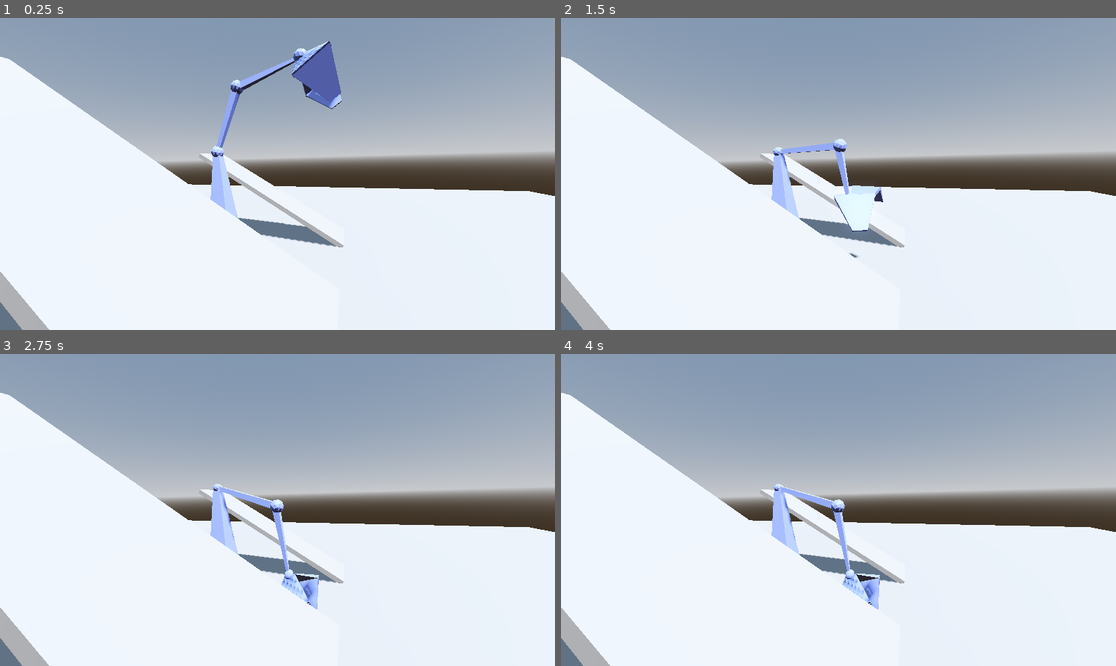
Above: before the commit, frames 1-4 (two rows, left to right).
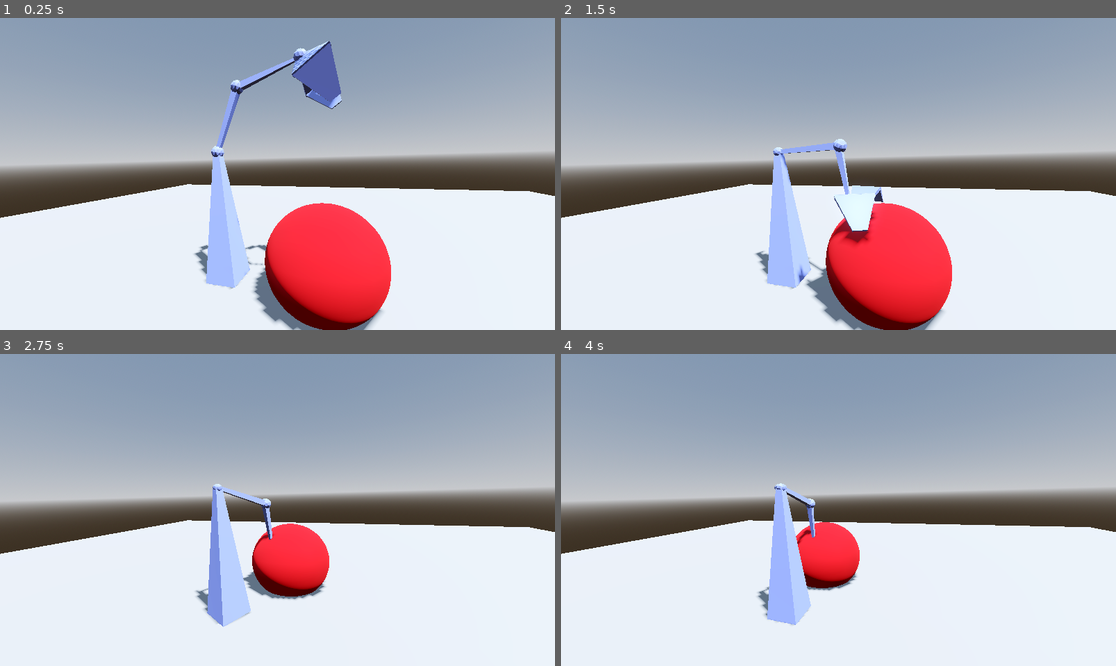
Above: after the commit, the same moments.

Repository: borismassesa/Comp-360-Assignment-4
Game: Godot game, scene res://main.tscn
Two runs of this game, one before a commit and one after it. Both use one fixed random seed, a clock stepped at 60 frames per second and the inputs below.
Inputs:
- Up to frame 1 (0.25 s): no input
- Up to frame 2 (1.5 s): no input
- Up to frame 3 (2.75 s): no input
- Up to frame 4 (4 s): no input

The runs differ from the first frame. In frame 1, 20% of the frame differs, in the area x 0-71%, y 12-100%; in frame 2, 20%; in frame 3, 16%; in frame 4, 15%.

Commit message:
Worked on the position of the ball/sphere infront of arm

Diff:
--- a/main.tscn
+++ b/main.tscn
@@ -1,7 +1,6 @@
-[gd_scene load_steps=13 format=3 uid="uid://c700pjn84lp4f"]
+[gd_scene load_steps=11 format=3 uid="uid://c700pjn84lp4f"]
 
 [ext_resource type="PackedScene" uid="uid://d1p66onp0vo8q" path="res://robot_arm.tscn" id="1_sb113"]
-[ext_resource type="Script" path="res://play.gd" id="2_tntf6"]
 
 [sub_resource type="ProceduralSkyMaterial" id="ProceduralSkyMaterial_fwl0a"]
 sky_horizon_color = Color(0.64625, 0.65575, 0.67075, 1)
@@ -19,18 +18,15 @@
 [sub_resource type="BoxShape3D" id="BoxShape3D_r1m0o"]
 size = Vector3(0.4, 0.8, 0.4)
 
-[sub_resource type="SphereMesh" id="SphereMesh_gyil7"]
-radius = 0.2
-height = 0.4
+[sub_resource type="SphereMesh" id="SphereMesh_1os2g"]
+radius = 0.8
+height = 1.5
 
-[sub_resource type="SphereShape3D" id="SphereShape3D_ylk57"]
-radius = 0.2
+[sub_resource type="StandardMaterial3D" id="StandardMaterial3D_r8vyi"]
+albedo_color = Color(0.744191, 0.0278696, 0.0850412, 1)
 
-[sub_resource type="BoxMesh" id="BoxMesh_2frrd"]
-size = Vector3(1, 0.1, 4)
-
-[sub_resource type="BoxShape3D" id="BoxShape3D_y41e0"]
-size = Vector3(1, 0.1, 4)
+[sub_resource type="SphereShape3D" id="SphereShape3D_o5i8t"]
+radius = 0.8
 
 [sub_resource type="BoxMesh" id="BoxMesh_ymbo6"]
 size = Vector3(20, 0.2, 20)
@@ -52,10 +48,9 @@
 
 [node name="arm" parent="." instance=ExtResource("1_sb113")]
 transform = Transform3D(1, 0, 0, 0, 1, 0, 0, 0, 1, 0.0726399, 0, -0.0132054)
-script = ExtResource("2_tntf6")
 
 [node name="GrabArea" type="Area3D" parent="arm"]
-transform = Transform3D(1, 0, 0, 0, 1, 0, 0, 0, 1, 0, 2, 1.5)
+transform = Transform3D(1, 0, 0, 0, 1, 0, 0, 0, 1, 0, 1.2, 1.5)
 collision_layer = 4
 collision_mask = 2
 
@@ -65,38 +60,20 @@
 [node name="PhysicsSystem" type="Node3D" parent="."]
 
 [node name="Ball" type="RigidBody3D" parent="PhysicsSystem"]
-transform = Transform3D(1, 0, 0, 0, 1, 0, 0, 0, 1, 0, 1, 1.5)
+transform = Transform3D(1, 0, 0, 0, 1, 0, 0, 0, 1, 0, 1.8, 1.8)
 collision_layer = 2
-collision_mask = 7
+collision_mask = 2
 
 [node name="MeshInstance3D" type="MeshInstance3D" parent="PhysicsSystem/Ball"]
-mesh = SubResource("SphereMesh_gyil7")
+mesh = SubResource("SphereMesh_1os2g")
+surface_material_override/0 = SubResource("StandardMaterial3D_r8vyi")
 
 [node name="CollisionShape3D" type="CollisionShape3D" parent="PhysicsSystem/Ball"]
-shape = SubResource("SphereShape3D_ylk57")
-
-[node name="RampSystem" type="Node3D" parent="PhysicsSystem"]
-
-[node name="Ramp1" type="StaticBody3D" parent="PhysicsSystem/RampSystem"]
-transform = Transform3D(1, 0, 0, 0, 0.866025, 0.5, 0, -0.5, 0.866025, 2, 2, 0)
-
-[node name="MeshInstance3D" type="MeshInstance3D" parent="PhysicsSystem/RampSystem/Ramp1"]
-mesh = SubResource("BoxMesh_2frrd")
-
-[node name="CollisionShape3D" type="CollisionShape3D" parent="PhysicsSystem/RampSystem/Ramp1"]
-shape = SubResource("BoxShape3D_y41e0")
-
-[node name="Ramp2" type="StaticBody3D" parent="PhysicsSystem/RampSystem"]
-transform = Transform3D(-1, -4.37114e-08, -7.57103e-08, 0, 0.866025, -0.5, 8.74228e-08, -0.5, -0.866025, -2, 1, 0)
-
-[node name="MeshInstance3D" type="MeshInstance3D" parent="PhysicsSystem/RampSystem/Ramp2"]
-mesh = SubResource("BoxMesh_2frrd")
-
-[node name="CollisionShape3D" type="CollisionShape3D" parent="PhysicsSystem/RampSystem/Ramp2"]
-shape = SubResource("BoxShape3D_y41e0")
+shape = SubResource("SphereShape3D_o5i8t")
 
 [node name="Floor" type="StaticBody3D" parent="."]
 transform = Transform3D(1, 0, 0, 0, 1, 0, 0, 0, 1, 0, -0.1, 0)
+collision_mask = 0
 
 [node name="MeshInstance3D" type="MeshInstance3D" parent="Floor"]
 mesh = SubResource("BoxMesh_ymbo6")
--- a/play.gd
+++ b/play.gd
@@ -12,19 +12,23 @@
 var initial_ball_position: Vector3
 var initial_arm_rotation: Vector3
 
-const ROTATION_SPEED := 2.0
+const ROTATION_SPEED := 5.0  # Adjusted for faster rotation
 const RELEASE_DELAY := 1.0
 
 func _ready() -> void:
+	print("\n=== INITIALIZATION DEBUG ===")
 	print("Script starting...")
 
-	# Verify nodes
-	if !animation_player:
-		print("ERROR: AnimationPlayer not found!")
-	if !grab_area:
-		print("ERROR: GrabArea not found!")
-	if !ball:
-		print("ERROR: Ball not found!")
+	# Get the forward direction of the arm in global space
+	var forward_direction = -self.global_transform.basis.z.normalized()
+
+	# Position the ball in front of the arm along the forward direction
+	ball.global_position = self.global_transform.origin + forward_direction * 2 + Vector3(0, 0.5, 0)
+	print("Ball repositioned to: ", ball.global_position)
+
+	# Position the grabbing area in front of the arm along the forward direction
+	grab_area.global_position = self.global_transform.origin + forward_direction * 1.5 + Vector3(0, 0.5, 0)
+	print("GrabArea repositioned to: ", grab_area.global_position)
 
 	# Store initial positions
 	initial_ball_position = ball.global_position
@@ -33,16 +37,14 @@
 	# Connect signals
 	grab_area.body_entered.connect(_on_grab_area_body_entered)
 	grab_area.body_exited.connect(_on_grab_area_body_exited)
+	animation_player.animation_finished.connect(_on_animation_finished)
 
 	print("Script initialized successfully")
 	_start_grab_sequence()
 
 func _physics_process(delta: float) -> void:
-	# Print distance between ball and grab area for debugging
 	if ball and grab_area:
-		var distance = ball.global_position.distance_to(grab_area.global_position)
-		print("Distance to ball: ", distance)
-
+		print("Distance to ball: ", ball.global_position.distance_to(grab_area.global_position))
 	match current_state:
 		State.IDLE:
 			_process_idle()
@@ -56,67 +58,82 @@
 			_process_resetting()
 
 func _start_grab_sequence() -> void:
-	print("Starting grab sequence...")
+	print("\n=== STARTING GRAB SEQUENCE ===")
 	if ball.global_position.distance_to(initial_ball_position) > 5.0:
+		print("Ball too far. Resetting position.")
 		_reset_ball()
-
 	if animation_player.has_animation("grab"):
-		print("Playing grab animation")
 		animation_player.play("grab")
 		current_state = State.GRABBING
 	else:
-		print("ERROR: No grab animation found!")
+		print("ERROR: Missing 'grab' animation!")
+	print("=== GRAB SEQUENCE INITIATED ===\n")
 
 func _process_idle() -> void:
 	if not animation_player.is_playing():
 		_start_grab_sequence()
 
 func _process_grabbing() -> void:
-	print("Grabbing state - Is ball grabbed: ", is_ball_grabbed)
+	print("State: GRABBING - Is ball grabbed: ", is_ball_grabbed)
 	if is_ball_grabbed and not animation_player.is_playing():
-		print("Transitioning to rotating")
 		current_state = State.ROTATING
+		print("Transitioning to ROTATING state.")
 
 func _process_rotating(delta: float) -> void:
+	print("Current state: ROTATING")
 	if is_ball_grabbed:
-		var target_rotation := Vector3(0, PI/2, 0)
+		var target_rotation = Vector3(0, PI / 2, 0)
 		rotation = rotation.lerp(target_rotation, ROTATION_SPEED * delta)
+		ball.global_position = grab_area.global_position  # Align ball with grab area
+		print("Rotating - Current: ", rotation, " Target: ", target_rotation)
 
-		# Update ball position
-		ball.global_position = grab_area.global_position
-		print("Moving ball to: ", grab_area.global_position)
-
-		if rotation.distance_to(target_rotation) < 0.1:
+		if rotation.is_equal_approx(target_rotation):
 			current_state = State.RELEASING
+			print("Rotation complete. Transitioning to RELEASING state.")
 
 func _process_releasing() -> void:
-	print("Releasing ball")
+	print("\n=== RELEASING BALL ===")
 	is_ball_grabbed = false
 	ball.freeze = false
 	await get_tree().create_timer(RELEASE_DELAY).timeout
+	print("Ball released at position: ", ball.global_position)
 	current_state = State.RESETTING
 
 func _process_resetting() -> void:
+	print("\n=== RESETTING ===")
 	rotation = initial_arm_rotation
 	await get_tree().create_timer(2.0).timeout
+	print("Arm reset. Transitioning to IDLE.")
 	current_state = State.IDLE
 
 func _on_grab_area_body_entered(body: Node3D) -> void:
-	print("Body entered grab area: ", body.name)
-	if body == ball and can_grab:
-		print("Ball grabbed!")
+	print("\n=== BODY ENTERED GRAB AREA ===")
+	if body == ball and can_grab and current_state == State.GRABBING:
 		is_ball_grabbed = true
 		ball.freeze = true
+		ball.global_position = grab_area.global_position
+		print("Ball grabbed and aligned with GrabArea.")
 
 func _on_grab_area_body_exited(body: Node3D) -> void:
-	print("Body exited grab area: ", body.name)
+	print("\n=== BODY EXITED GRAB AREA ===")
 	if body == ball:
-		print("Ball released!")
 		is_ball_grabbed = false
 		ball.freeze = false
+		print("Ball released.")
+
+func _on_animation_finished(anim_name: String) -> void:
+	print("\n=== ANIMATION FINISHED ===")
+	if anim_name == "grab":
+		if is_ball_grabbed:
+			current_state = State.ROTATING
+		else:
+			_start_grab_sequence()
+	elif anim_name == "letgo":
+		current_state = State.RESETTING
 
 func _reset_ball() -> void:
-	print("Resetting ball position")
+	print("\n=== RESETTING BALL ===")
 	ball.global_position = initial_ball_position
 	ball.linear_velocity = Vector3.ZERO
 	ball.angular_velocity = Vector3.ZERO
+	print("Ball reset to initial position: ", ball.global_position)
